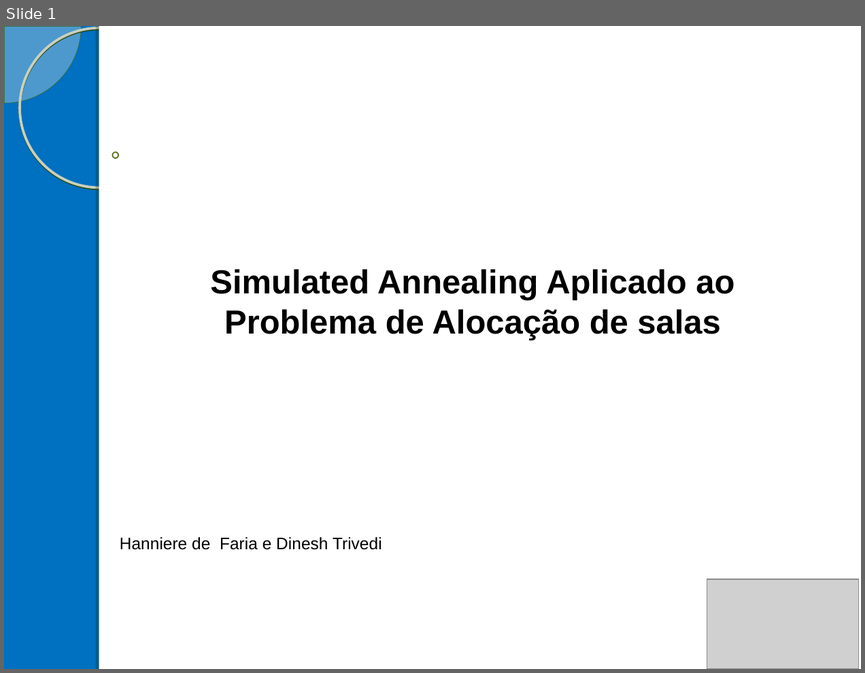
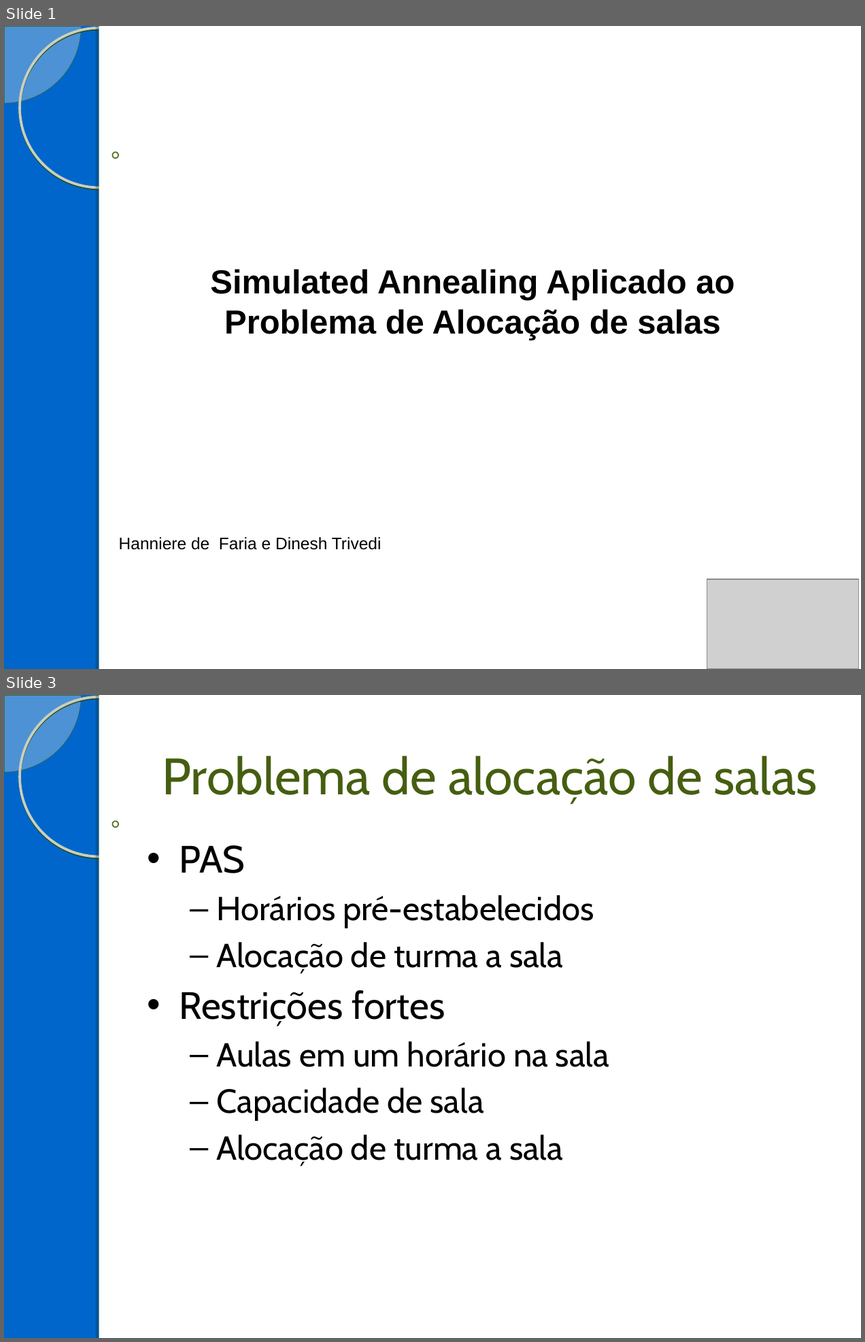
Before and after one commit to Hanniere/projeto-final-ipo, a slide deck: Apresentação/Apresentação.ppt. Shown one above the other, each under a label of ours: slide 1 before the commit, slides 1 and 3 after it; the slides between them are not shown. The pictures are 865x673 and 865x1342 pixels, drawn with LibreOffice and Linux fonts; fonts in the diff are those of the drawing; grey boxes stand for pictures; background and template pictures are left out. Boxes give left, top, right and bottom in pixels: in the first picture for what was removed or moved away, otherwise in the second. Text is boxed around its words. In the diff, an @@ line names an element or a change of style, - is before the commit and + after.

```diff
--- a/Apresentação/Apresentação.ppt
+++ b/Apresentação/Apresentação.ppt
@@ slide 3 added at [4, 695, 861, 1338], background #0066CC; not listed: 5 template elements that a slide beside it also shows @@
@@ title added at [162, 756, 817, 804], 43 pt, text #455E10 @@
+Problema de alocação de salas
@@ text added at [179, 845, 609, 1166], 28 pt, text #000000 @@
+• PAS
+  – Horários pré-estabelecidos
+  – Alocação de turma a sala
+• Restrições fortes
+  – Aulas em um horário na sala
+  – Capacidade de sala
+  – Alocação de turma a sala
@@ slide 1 changed as well @@
@@ background #0070C0 to #0066CC @@
```
Also in this commit, not shown: 3 other slides added, 2 slides removed, 2 other files.
